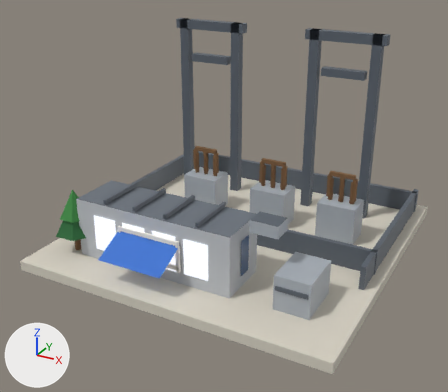
The glTF model public/models/35.glb as it was, and as the next commit left it.
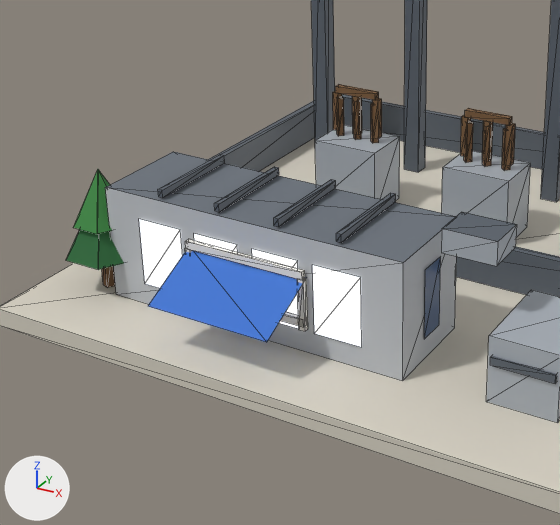
Each version appears first whole from a 50 mm lens placed at (0.808, -1.586, 0.934), pointed at (-0.021, -0.079, 0.181), and next in a close-up on the part from 5% to 69% of the width and 26% to 95% of the height. Every picture has the same lights, and +X, +Y and +Z are marked at lower left. The first two pictures are the older version. The close-ups show mesh edges as thin lines. Vertices at exactly the same position are counted once.

In view in the first close-up: 'b35'.
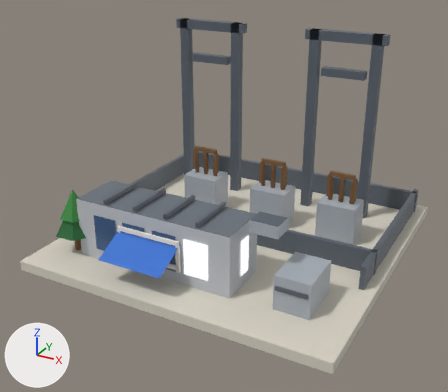
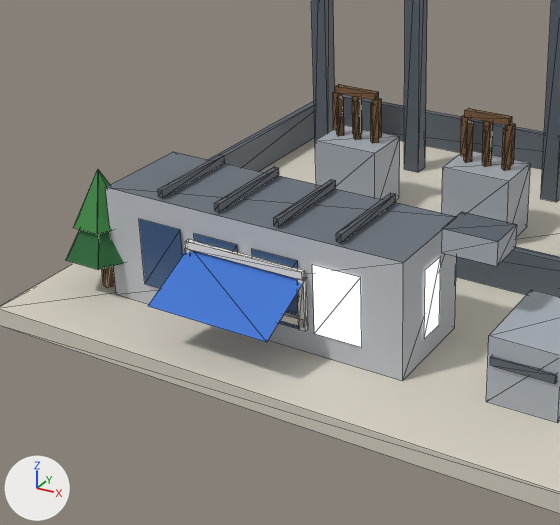
Edits to the bpy script that builds the scene:
```text
Change me_b35:
    where me_b35.from_pydata(...)  # 500 vertices, 591 faces; spans x -0.48..0.48, y -0.48..0.48, z 0.0..0.63
    used by ob_b35; location = (0.0, 0.0, 0.0)
    me_b35 part 1
    me_b35.vertices[32].co: (0.012, -0.363, 0.066) -> (-0.212, -0.197, 0.066)  # pixel (314, 333) -> not seen
    me_b35.vertices[33].co: (0.088, -0.363, 0.066) -> (-0.288, -0.197, 0.066)  # pixel (361, 347) -> not seen
    me_b35.vertices[34].co: (0.088, -0.363, 0.174) -> (-0.288, -0.197, 0.174)  # pixel (360, 277) -> not seen
    me_b35.vertices[35].co: (0.012, -0.363, 0.174) -> (-0.212, -0.197, 0.174)  # pixel (312, 264) -> not seen
    me_b35.vertices[40].co: (-0.112, -0.197, 0.066) -> (-0.353, -0.257, 0.066)
    me_b35.vertices[41].co: (-0.188, -0.197, 0.066) -> (-0.353, -0.303, 0.066)
    me_b35.vertices[42].co: (-0.188, -0.197, 0.174) -> (-0.353, -0.303, 0.174)
    me_b35.vertices[43].co: (-0.112, -0.197, 0.174) -> (-0.353, -0.257, 0.174)
    me_b35.vertices[44].co: (0.088, -0.197, 0.066) -> (0.012, -0.363, 0.066)  # not seen -> pixel (314, 333)
    me_b35.vertices[45].co: (0.012, -0.197, 0.066) -> (0.088, -0.363, 0.066)  # not seen -> pixel (361, 347)
    me_b35.vertices[46].co: (0.012, -0.197, 0.174) -> (0.088, -0.363, 0.174)  # not seen -> pixel (360, 277)
    me_b35.vertices[47].co: (0.088, -0.197, 0.174) -> (0.012, -0.363, 0.174)  # not seen -> pixel (312, 264)
    me_b35.vertices[52].co: (0.153, -0.303, 0.066) -> (0.088, -0.197, 0.066)  # pixel (424, 339) -> not seen
    me_b35.vertices[53].co: (0.153, -0.257, 0.066) -> (0.012, -0.197, 0.066)  # pixel (439, 324) -> not seen
    me_b35.vertices[54].co: (0.153, -0.257, 0.174) -> (0.012, -0.197, 0.174)  # pixel (440, 256) -> not seen
    me_b35.vertices[55].co: (0.153, -0.303, 0.174) -> (0.088, -0.197, 0.174)  # pixel (425, 269) -> not seen
    me_b35 part 2
    me_b35.vertices[56].co: (-0.353, -0.257, 0.066) -> (0.153, -0.303, 0.066)  # not seen -> pixel (424, 339)
    me_b35.vertices[57].co: (-0.353, -0.303, 0.066) -> (0.153, -0.257, 0.066)  # not seen -> pixel (439, 324)
    me_b35.vertices[58].co: (-0.353, -0.303, 0.174) -> (0.153, -0.257, 0.174)  # not seen -> pixel (440, 256)
    me_b35.vertices[59].co: (-0.353, -0.257, 0.174) -> (0.153, -0.303, 0.174)  # not seen -> pixel (425, 269)
    me_b35 part 3: 8 of the faces centred in x -0.263..0.063, y -0.363, z 0.102..0.138 switch from mat_glow_window to mat_glass_dark
    me_b35 part 4: all 6 faces that had it switch from mat_glass_dark to mat_glow_window
```

Pixel boxes [x1, y1, x2, y2] of what changed, in the close-ups (560 x 525 px; the box of a moved part takes in the faces that stretch with it):
'b35', reshaped, recoloured: [0, 0, 560, 514] in both
part 1 of me_b35, moved or reshaped: before [312, 256, 441, 347]; after [312, 265, 362, 347]
part 2 of me_b35, moved or reshaped (not visible before): after [424, 256, 441, 339]
part 3 of me_b35, recoloured (white to blue): [139, 219, 299, 329] in both
part 4 of me_b35, recoloured (blue to white): [424, 256, 441, 339] in both
